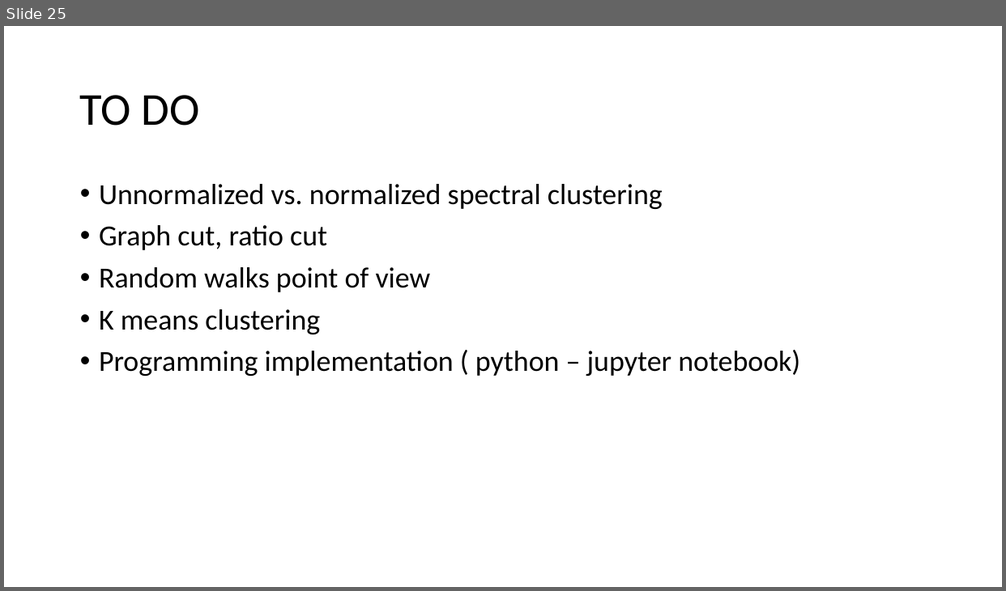
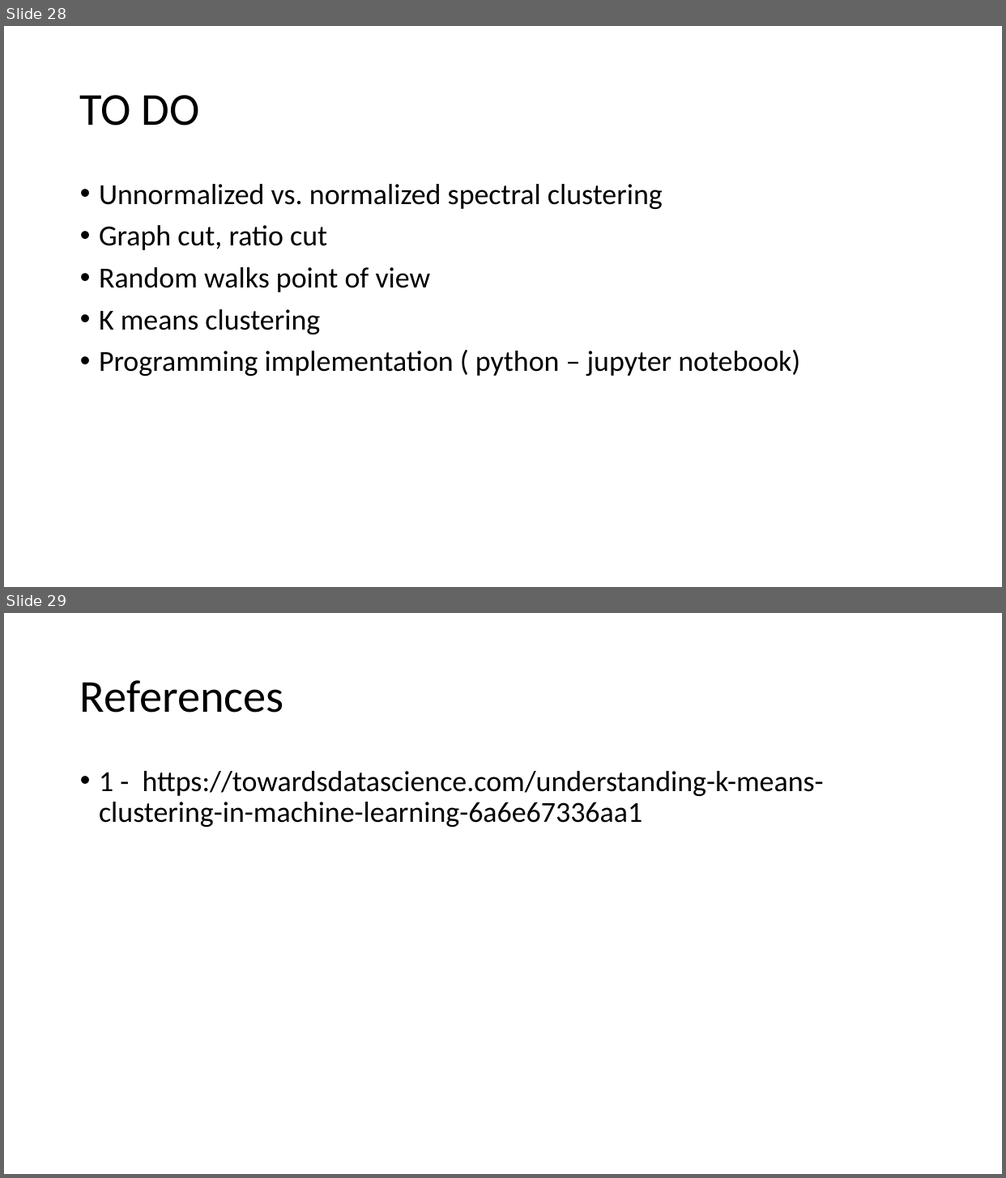
Before and after one commit to Kanchanfisky/SpectralClustering, a slide deck: Spectral Clustering.pptx. Shown one above the other, each under a label of ours: slide 25 before the commit, slides 28 and 29 after it. The pictures are 1006x591 and 1006x1178 pixels, drawn with LibreOffice and Linux fonts; fonts in the diff are those of the drawing. Boxes give left, top, right and bottom in pixels: in the first picture for what was removed or moved away, otherwise in the second. Text is boxed around its words. In the diff, an @@ line names an element or a change of style, - is before the commit and + after.

Commit message:
added spectral clustering algorithm

```diff
--- a/Spectral Clustering.pptx
+++ b/Spectral Clustering.pptx
@@ slide 29 added at bbox=[4, 613, 1002, 1174], background #FFFFFF @@
@@ title added at bbox=[80, 680, 284, 713], 44 pt, text #000000 @@
+References
@@ text added at bbox=[99, 771, 824, 827], 28 pt, text #000000 @@
+• 1 - https://towardsdatascience.com/understanding-k-means-clustering-in-machine-learning-6a6e67336aa1
@@ what was slide 25 is now slide 28 @@
```
Also in this commit, not shown: 11 slides changed, 5 other slides added, 3 slides removed, 1 other file.
